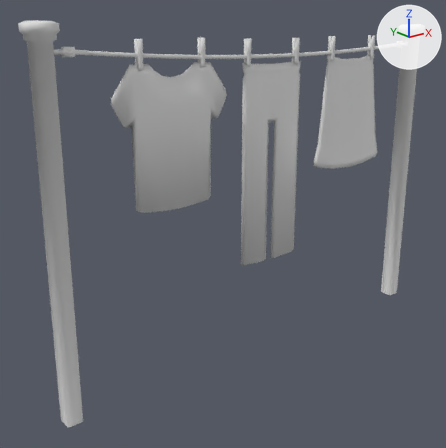
The FBX model Assets/Art/Models/laundryLine.fbx: old version first, new version second.
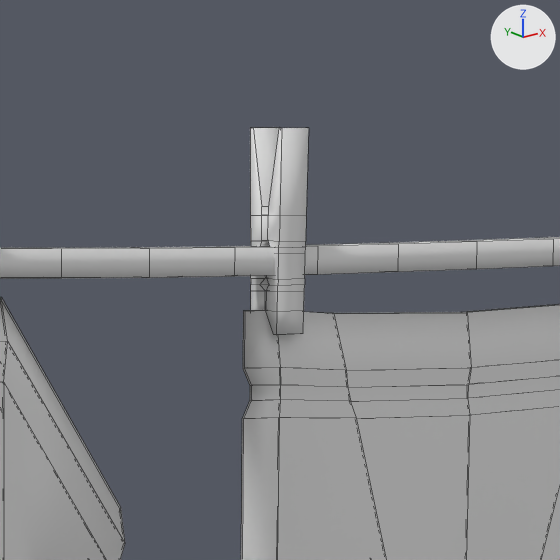
The first picture shows the older version from a camera (50 mm lens) standing at (-16.2, -17.3, 12.8) and looking at (-1.5, 1.1, 5.5). The close-ups show both versions on the part from 47% to 64% of the width and 5% to 22% of the height of that picture; other places that the commit changed are outside them. The axes (+X, +Y, +Z) are drawn at upper right. The lights are the same throughout. The close-ups show mesh edges as thin lines. Where no turn or scale is listed for an object, it has been applied to the vertices.

Names of what the first close-up shows: 'line', 'pants', 'pin', 't-shirt'.
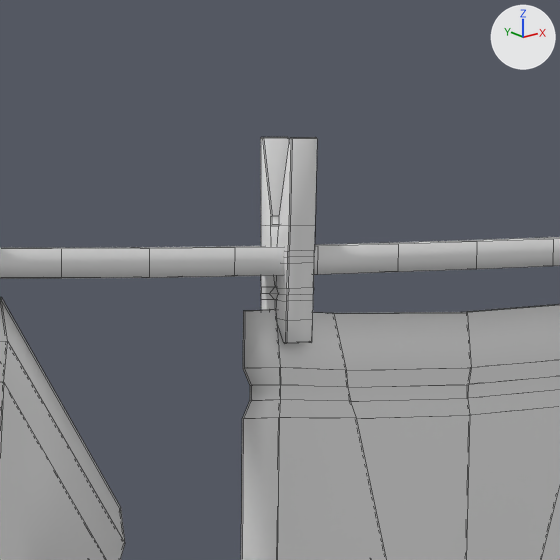
Pixel boxes (x1, y1, x2, y2) of what changed, in the close-ups (560 x 560 px):
'pin', reshaped: before (250, 127, 309, 335); after (261, 137, 317, 344)

Edits to the bpy script that builds the scene:
```text
Change me_cylinder_017:
    used by ob_pin; location = (0.0, 0.0, 0.0)
    remove me_cylinder_017.from_pydata(...)  # 504 vertices, 510 faces; spans x -5.63..6.08, y 0.17..0.4, z 11.58..12.64
    add me_cylinder_017.from_pydata(...)  # 960 vertices, 1014 faces; spans x -5.63..6.1, y 0.17..0.4, z 11.52..12.63
    me_cylinder_017 part 1: the loose piece of 84 vertices spanning x -1.08..-0.9, y 0.17..0.4, z 11.58..12.55 is rebuilt with 160 vertices and now spans x -1.01..-0.83, y 0.17..0.4, z 11.54..12.51
```
